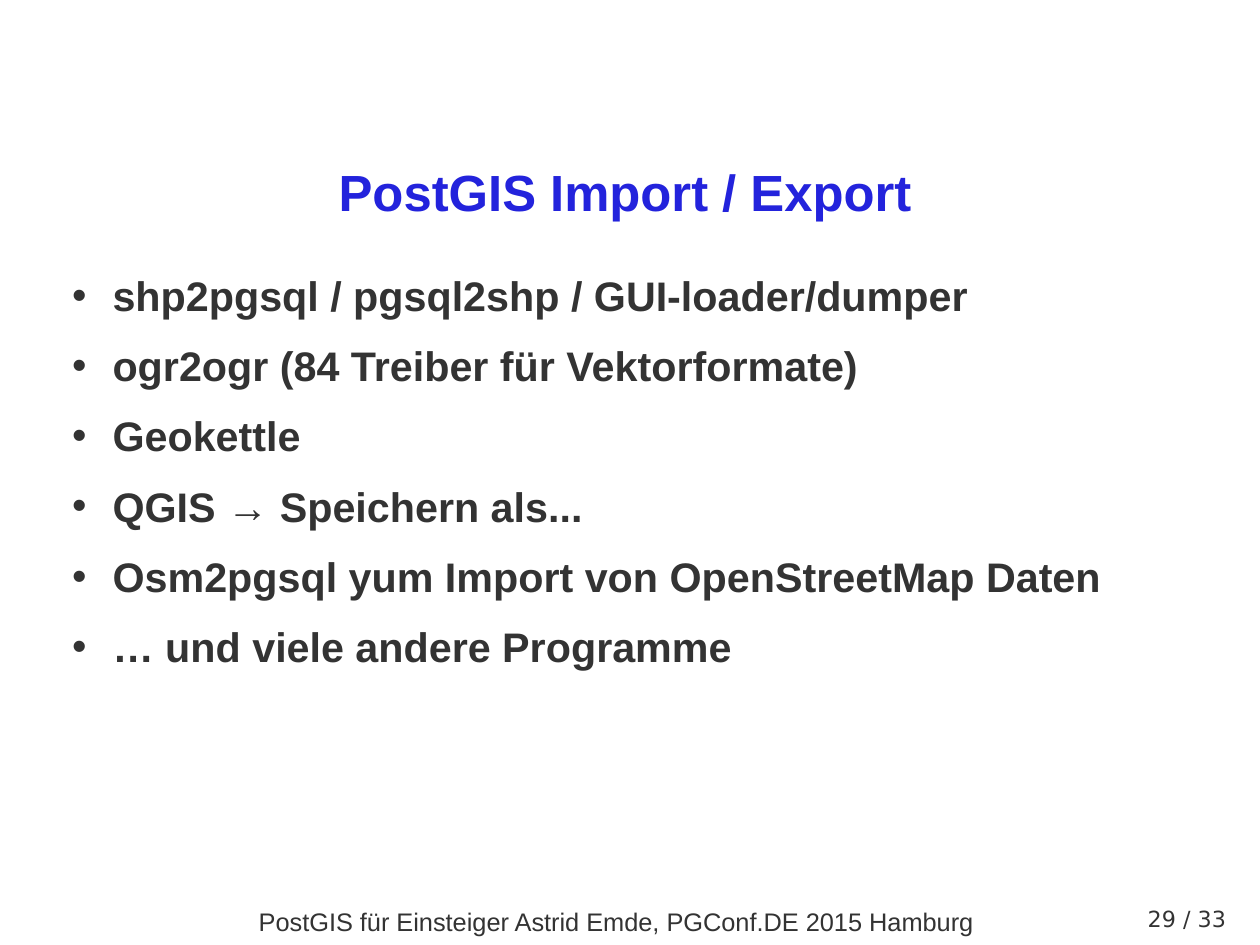
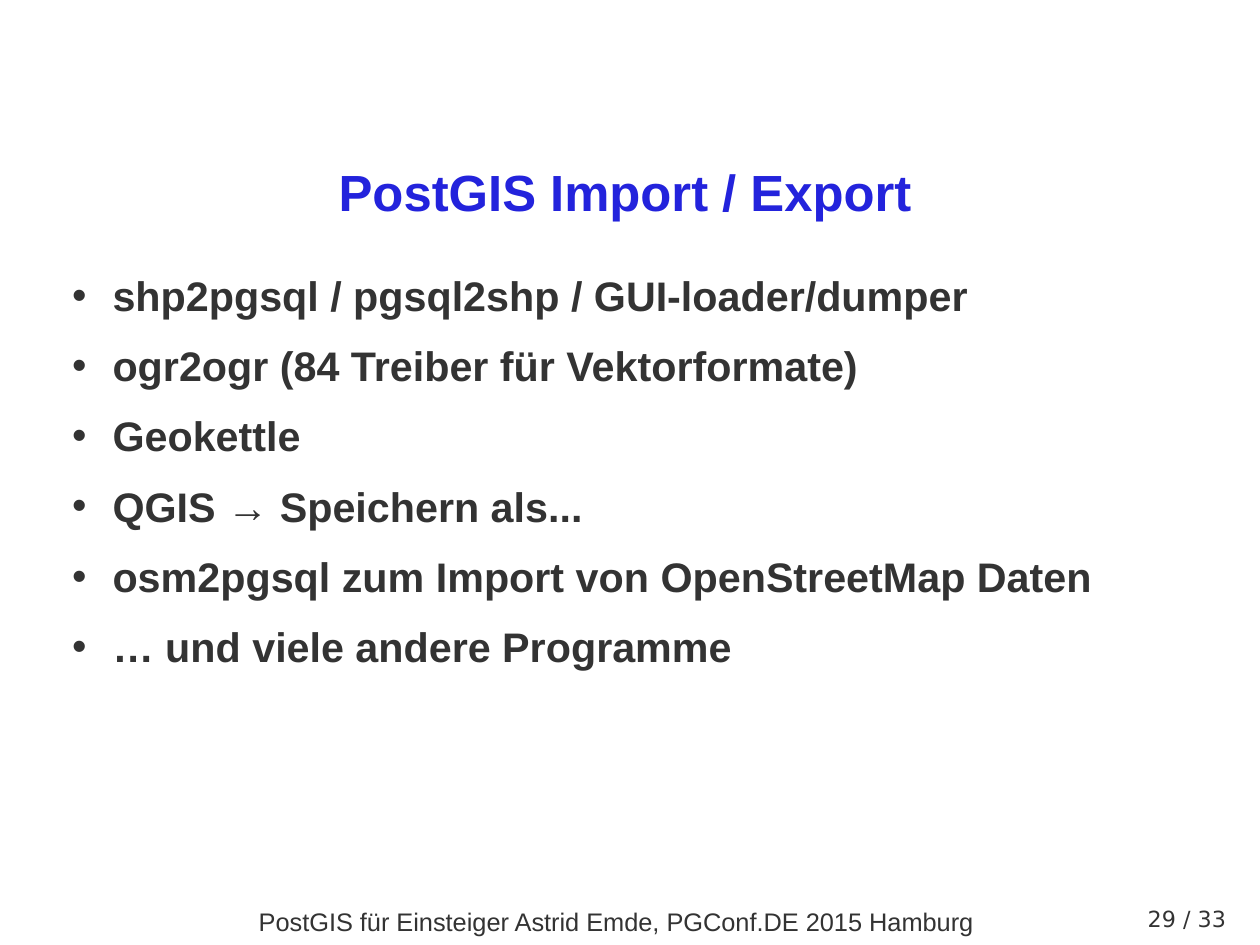
Before and after one commit to astroidex/presentations, a slide deck: slide 29 of PGConf.DE2015/PGCONFDE_2015_PostGIS_fuer_Einsteiger_AEmde.odp. Drawn at 1260x945 pixels with LibreOffice and Linux fonts; fonts in the diff are those of the drawing; background and template pictures are left out. Boxes give left, top, right and bottom in pixels: in the first picture for what was removed or moved away, otherwise in the second. Text is boxed around its words. In the diff, an @@ line names an element or a change of style, - is before the commit and + after.

```diff
--- a/PGConf.DE2015/PGCONFDE_2015_PostGIS_fuer_Einsteiger_AEmde.odp
+++ b/PGConf.DE2015/PGCONFDE_2015_PostGIS_fuer_Einsteiger_AEmde.odp
@@ text at <box>113,562,1092,600</box>: text changed @@
-• Osm2pgsql yum Import von OpenStreetMap Daten
+• osm2pgsql zum Import von OpenStreetMap Daten
```
Also in this commit, not shown: 2 other files.
